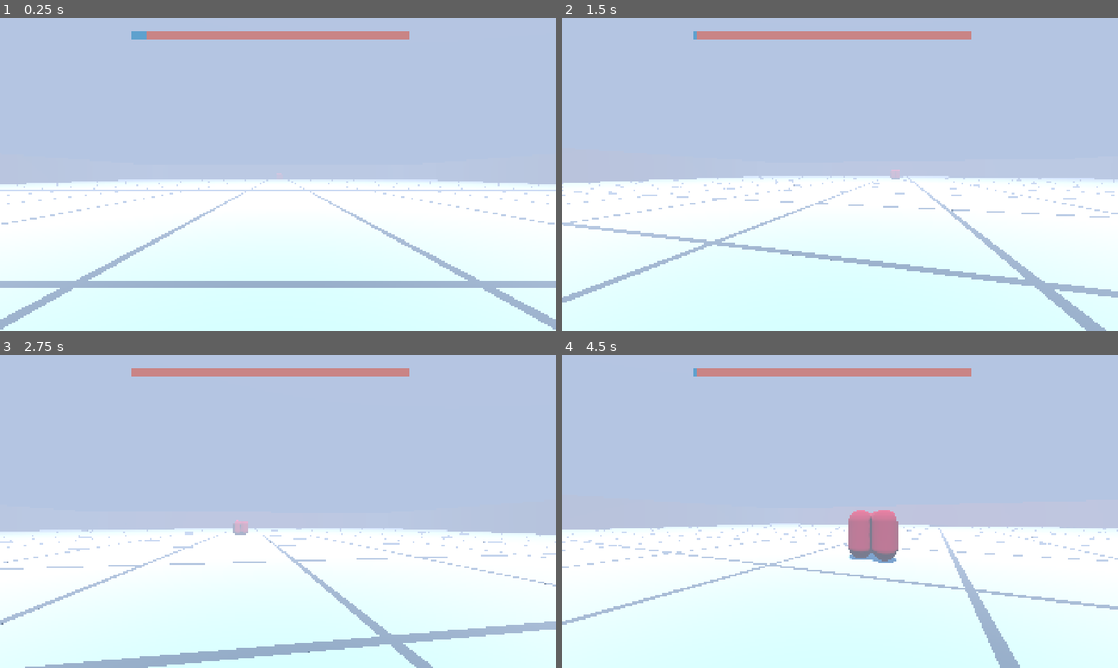
Above: before the commit, frames 1-4 (two rows, left to right).
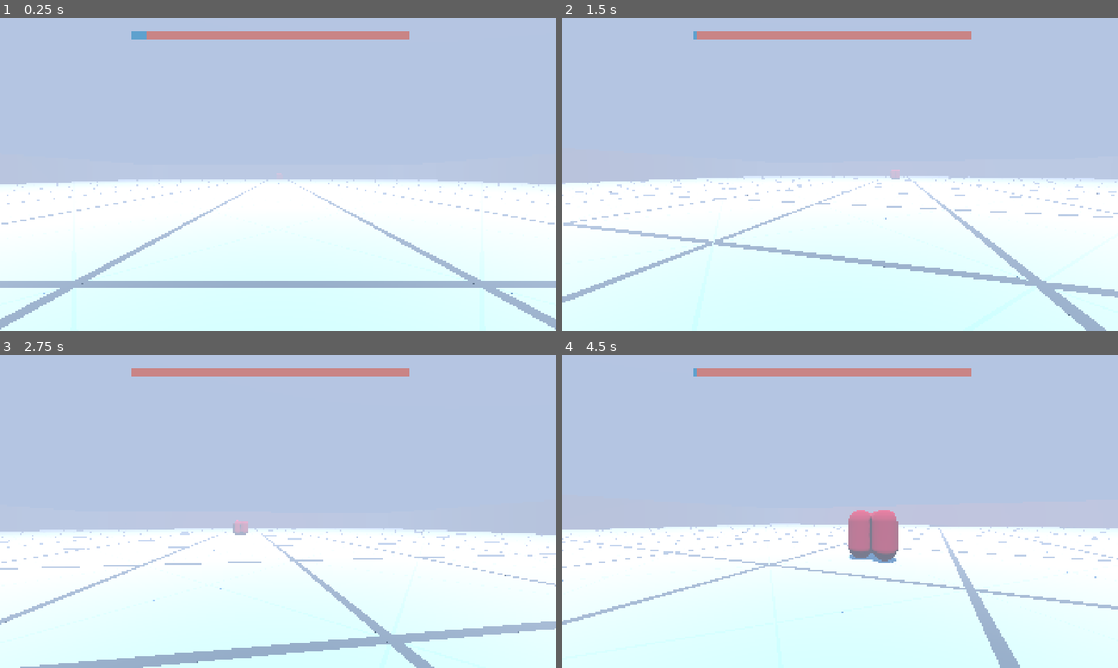
Above: after the commit, the same moments.

Repository: robotmaster/3d_game
Game: Godot game, scene res://scenes/main.tscn
Same seed, same stepped clock (60 frames per second), same inputs: the game is played once before the commit and once after it.
Inputs (mouse positions are in pixels of both pictures, inside the frame that each line leads up to):
- Up to frame 1 (0.25 s): no input
- Up to frame 2 (1.5 s): tap Enter (ui_accept) at 0.5, 0.77 s; move the mouse to (867, 174) at 0.52 s; hold Shift (sprint) 0.53-1.28 s; hold W (forward) from 0.53 s (still down); click (867, 174) at 0.67 s; move the mouse to (812, 174) at 1.27 s; tap Shift (sprint) at 1.35 s
- Up to frame 3 (2.75 s): keep holding W (forward); tap Enter (ui_accept) at 1.52 s; move the mouse to (289, 505) at 2.02 s; hold Shift (sprint) from 2.03 s (still down)
- Up to frame 4 (4.5 s): keep holding W (forward); move the mouse to (834, 517) at 2.77 s; release Shift (sprint) at 2.78 s; tap Shift (sprint) at 2.85, 4.35 s; click (834, 517) at 2.92 s; tap Enter (ui_accept) at 3.02, 3.77 s; move the mouse to (878, 514) at 3.52 s; hold Shift (sprint) 3.53-4.28 s; move the mouse to (795, 508) at 4.27 s

The runs differ from the first frame. In frame 1, 0.7% of the frame differs, in the area x 0-100%, y 51-100%; in frame 2, 0.7%; in frame 3, 0.6%; in frame 4, 0.5%.

Commit message:
added diagonal lines

Diff:
--- a/3d-scary/scenes/main.tscn
+++ b/3d-scary/scenes/main.tscn
@@ -69,5 +69,14 @@
 theme_override_styles/fill = SubResource("StyleBoxFlat_jyhfs")
 show_percentage = false
 
+[node name="ColorRect" type="ColorRect" parent="CanvasLayer/UI"]
+visible = false
+layout_mode = 0
+offset_left = 960.0
+offset_top = 540.0
+offset_right = 970.0
+offset_bottom = 550.0
+color = Color(0.13501206, 0.13501206, 0.13501206, 1)
+
 [node name="Skybox" type="WorldEnvironment" parent="."]
 environment = SubResource("Environment_0wfyh")
--- a/3d-scary/scripts/player.gd
+++ b/3d-scary/scripts/player.gd
@@ -167,7 +167,7 @@
 	if wall_info == null:
 		highlight_line.position = Vector3(0, -100000, 0)
 		return
-	highlight_line.position = wall_info.position + Vector3(0, 0.01, 0)
+	highlight_line.position = wall_info.position + Vector3(0, 0.015, 0)
 	if !wall_info.direction.x != 0:
 		highlight_line.global_rotation = Vector3(0, PI/2, 0)
 	else:
--- a/3d-scary/scripts/spawn_ground_lines.gd
+++ b/3d-scary/scripts/spawn_ground_lines.gd
@@ -4,20 +4,41 @@
 @export var GRID_SIZE := 15
 @export var TILE_SIZE := 6.0
 @export var LINE_SIZE = 0.2
+@export var DIAGONAL_TILE_SIZE = 0.05
+@export var DIAGONAL_COLOR = Color(0.93, 0.93, 0.93)
 
 func _ready():
 	add_to_group("Floor")
-	#spawn x lines
+
+	var diagonal_line_material = StandardMaterial3D.new()
+	diagonal_line_material.albedo_color = DIAGONAL_COLOR
+	#spawn horizontal lines
 	for i in range(GRID_SIZE + 1):
+		#spawn x lines
 		var new_mesh = MeshInstance3D.new()
 		add_child(new_mesh)
 		new_mesh.mesh = BoxMesh.new()
-		new_mesh.global_position = Vector3(0, 0.005, TILE_SIZE * (i - GRID_SIZE / 2) - TILE_SIZE / 2)
-		new_mesh.scale = Vector3(1000, 0.0001, LINE_SIZE)
-	#spawn z lines
-	for i in range(GRID_SIZE + 1):
+		new_mesh.global_position = Vector3(0, 0.01, TILE_SIZE * (i - GRID_SIZE / 2) - TILE_SIZE / 2)
+		new_mesh.scale = Vector3(10000, 0.0001, LINE_SIZE)
+		#spawn z lines
+		new_mesh = MeshInstance3D.new()
+		add_child(new_mesh)
+		new_mesh.mesh = BoxMesh.new()
+		new_mesh.global_position = Vector3(TILE_SIZE * (i - GRID_SIZE / 2) - TILE_SIZE / 2, 0.01, 0)
+		new_mesh.scale = Vector3(LINE_SIZE, 0.0001, 10000)
+	#spawn diagonal lines
+	for i in range(2 * GRID_SIZE - 1):
 		var new_mesh = MeshInstance3D.new()
 		add_child(new_mesh)
 		new_mesh.mesh = BoxMesh.new()
-		new_mesh.global_position = Vector3(TILE_SIZE * (i - GRID_SIZE / 2) - TILE_SIZE / 2, 0.005, 0)
-		new_mesh.scale = Vector3(LINE_SIZE, 0.0001, 1000)
+		new_mesh.global_position = Vector3(TILE_SIZE * (i - GRID_SIZE + 1), 0.005, 0)
+		new_mesh.global_rotation = Vector3(0, PI / 4, 0)
+		new_mesh.scale = Vector3(DIAGONAL_TILE_SIZE, 0.0001, 10000)
+		new_mesh.set_surface_override_material(0, diagonal_line_material)
+		new_mesh = MeshInstance3D.new()
+		add_child(new_mesh)
+		new_mesh.mesh = BoxMesh.new()
+		new_mesh.global_position = Vector3(TILE_SIZE * (i - GRID_SIZE + 1), 0.005, 0)
+		new_mesh.global_rotation = Vector3(0, -PI / 4, 0)
+		new_mesh.scale = Vector3(DIAGONAL_TILE_SIZE, 0.0001, 10000)
+		new_mesh.set_surface_override_material(0, diagonal_line_material)
